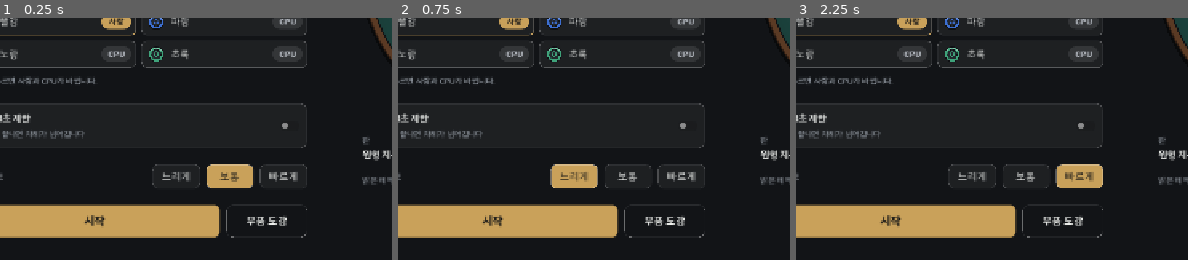
Above: before the commit, frames 1-3 (left to right).
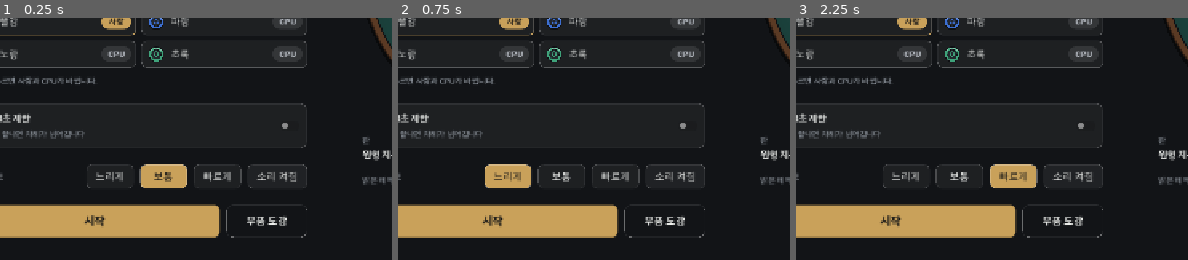
Above: after the commit, the same moments.

Repository: webgame-kr/alkkagi
Game: Godot game, scene res://scenes/main.tscn
Same seed, same stepped clock (60 frames per second), same inputs: the game is played once before the commit and once after it.
Inputs:
- Up to frame 1 (0.25 s): no input
- Up to frame 2 (0.75 s): click "느리게" at 0.5 s
- Up to frame 3 (2.25 s): click "보통" at 1.25 s; click "빠르게" at 2 s
The pictures show only the part of the screen within x 9-59%, y 50-100%; the shares and areas given below are measured in that part.

The runs differ from the first frame. In frame 1, 3.0% of the frame differs, in the area x 22-77%, y 60-71%; in frame 2, 3.0%; in frame 3, 3.0%.

Commit message:
Add sound and per-family part activation effects
- Sounds from gaejo_sounds: table music loop, aim pull/cancel/release,
  light and heavy hits, slide loop by speed, falls, rail bumps, part
  sounds by family (mech, T-rex, magic, awaken, system, parody stamp
  and slow-mo), draft offer/equip, set progress/complete, round and
  turn starts, timer ticks, victory and draw; sound toggle saved to
  user://settings.cfg
- Activation effects from the design board: brass spark (mech), red
  glow and roar rings (T-rex), moonlight circle (magic), flame aura
  (awaken), mark and sparkle (system), with each part's sound word
  (scripts/fx_data.gd, generated from the board)

Co-Authored-By: Claude Opus 5.5 <noreply@anthropic.com>

Diff:
--- /dev/null
+++ b/scripts/fx_data.gd
@@ -0,0 +1,61 @@
+extends RefCounted
+## 자동 생성: 디자인 시안 「부품 발동 연출」. 부품별 계열, 효과음 글자, 색, 연출 위치(도면 좌표: 퍽 중심 60,62 · 위가 정면).
+
+const FX := {
+	"pea": ["mech", "탕", "#FFD27A", 60.0, 6.0],
+	"shotgun": ["mech", "탕탕", "#FFD27A", 60.0, 6.0],
+	"hook": ["mech", "철컥", "#FFD27A", 60.0, -15.3],
+	"claw": ["mech", "꽉", "#FFD27A", 60.0, 2.0],
+	"nose": ["mech", "뽀잉", "#FFD27A", 60, 62],
+	"stamp": ["mech", "꾹", "#FFD27A", 60.0, -10.0],
+	"copier": ["mech", "지지직", "#FFD27A", 60.0, 0.0],
+	"magnet": ["mech", "웅", "#FFD27A", 125.3, 62.0],
+	"bumper": ["mech", "팡", "#FFD27A", 32.6, 36.1],
+	"flipper": ["mech", "퍽", "#FFD27A", 118.0, 60.0],
+	"decal": ["mech", "탕", "#FFD27A", 114.0, 50.0],
+	"umbrella": ["mech", "촥", "#FFD27A", 29.6, 32.0],
+	"spring": ["mech", "뿅", "#FFD27A", 118.0, 62.0],
+	"carousel": ["mech", "휙", "#FFD27A", 35.4, 36.0],
+	"bubble": ["mech", "뽁", "#FFD27A", 60, 62],
+	"mine": ["mech", "철컥", "#FFD27A", 112.0, 86.0],
+	"rocket": ["mech", "쉬익", "#FFD27A", 60.0, 123.1],
+	"retro": ["mech", "쉬익", "#FFD27A", 28.0, 44.4],
+	"reel": ["mech", "드르륵", "#FFD27A", 60.0, 129.3],
+	"chute": ["mech", "팡", "#FFD27A", 60.0, 123.0],
+	"sucker": ["mech", "뽁", "#FFD27A", 60.0, 6.0],
+	"umbrella_gun": ["mech", "촥", "#FFD27A", 60.0, 6.0],
+	"roller": ["mech", "쓱", "#FFD27A", 60.0, -6.7],
+	"shield": ["mech", "딱", "#FFD27A", 106.0, 47.3],
+	"tambourine": ["mech", "찰랑", "#FFD27A", 60, 62],
+	"track": ["mech", "드득", "#FFD27A", 94.7, 96.0],
+	"crab": ["mech", "슥", "#FFD27A", 90.7, 92.0],
+	"clockwork": ["mech", "딸깍", "#FFD27A", 36.6, 37.5],
+	"brake": ["mech", "끽", "#FFD27A", 60.0, 119.0],
+	"trex_head": ["trex", "콰직", "#FF6B4A", 7.4, 11.0],
+	"trex_arm": ["trex", "덥석", "#FF6B4A", 124.1, 39.3],
+	"trex_leg": ["trex", "쿵", "#FF6B4A", 60, 62],
+	"moon_staff": ["magic", "샤랑", "#B7C8FF", 60.0, 6.0],
+	"star_cloak": ["magic", "반짝", "#B7C8FF", 102.0, 82.0],
+	"moon_boots": ["magic", "훌쩍", "#B7C8FF", 75.3, 59.3],
+	"echo_bell": ["magic", "댕", "#B7C8FF", 8.8, 12.7],
+	"string_doll": ["magic", "팽", "#B7C8FF", 90.0, 4.0],
+	"night_charm": ["magic", "스윽", "#B7C8FF", 51.8, -8.8],
+	"ink_drop": ["magic", "철퍽", "#B7C8FF", 60, 62],
+	"mushroom": ["magic", "뽕", "#B7C8FF", 60, 62],
+	"wind_knot": ["magic", "휘잉", "#B7C8FF", 112.0, 62.0],
+	"shadow_scale": ["magic", "기우뚱", "#B7C8FF", 93.8, 71.2],
+	"moon_well": ["magic", "찰랑", "#B7C8FF", 102.0, 62.0],
+	"second_step": ["magic", "총총", "#B7C8FF", 27.2, 47.8],
+	"side_scroll": ["magic", "휙", "#B7C8FF", 89.0, 94.0],
+	"glass_wings": ["magic", "챙", "#B7C8FF", 60.0, 102.7],
+	"anchor": ["magic", "철컹", "#B7C8FF", 41.8, 37.5],
+	"hero_band": ["awaken", "하앗", "#F08A3C", 8.8, 12.2],
+	"torn_cape": ["awaken", "펄럭", "#F08A3C", 114.3, 65.3],
+	"awaken_shoes": ["awaken", "타닷", "#F08A3C", 60.0, 117.6],
+	"ice_fan": ["system", "쨍", "#E3C27E", 6.8, 31.4],
+	"shadow_scissors": ["system", "싹둑", "#E3C27E", 51.8, -6.8],
+	"bookmark": ["system", "사락", "#E3C27E", 114.0, 44.0],
+	"relic_ribbon": ["system", "스르륵", "#E3C27E", 111.3, 41.3],
+	"cloud_mailbox": ["system", "뭉게", "#E3C27E", 60, 62],
+	"edge_sewer": ["system", "드르륵", "#E3C27E", 60.0, 128.0],
+}
--- a/scripts/game.gd
+++ b/scripts/game.gd
@@ -8,6 +8,8 @@
 const PartsData = preload("res://scripts/sim/parts_data.gd")
 const Bot = preload("res://scripts/sim/bot.gd")
 const Art = preload("res://scripts/stone_art.gd")
+const FxData = preload("res://scripts/fx_data.gd")
+const SoundMgr = preload("res://scripts/sound.gd")
 
 # 팔레트 (디자인 시안의 「테이블과 재질」)
 const BG_OUT := Color("121417")          # 판 밖
@@ -93,6 +95,10 @@
 var menu_btn: Button
 var parts_btn: Button
 var _panel_sb: StyleBoxFlat
+var snd: Node
+var sound_btn: Button
+var _cancel_state := false    # 조준이 취소 원 안에 있었는지 (소리용)
+var _tick_mark := -1          # 마지막으로 째깍 소리를 낸 초
 
 
 func _ready() -> void:
@@ -105,6 +111,8 @@
 	_panel_sb.border_color = PANEL_LINE
 	_panel_sb.set_border_width_all(1)
 	_panel_sb.set_corner_radius_all(12)
+	snd = SoundMgr.new()
+	add_child(snd)
 	ui = CanvasLayer.new()
 	add_child(ui)
 	menu_btn = _button("≡", func(): _show_setup())
@@ -118,6 +126,13 @@
 	parts_btn.add_theme_font_size_override("font_size", 14)
 	parts_btn.visible = false
 	ui.add_child(parts_btn)
+	sound_btn = _button("", func(): _toggle_sound())
+	sound_btn.theme = theme_
+	sound_btn.add_theme_font_size_override("font_size", 14)
+	sound_btn.custom_minimum_size = Vector2(0, 44)
+	sound_btn.visible = false
+	ui.add_child(sound_btn)
+	_update_sound_btn()
 	get_viewport().size_changed.connect(_layout)
 	_layout()
 	_show_setup()
@@ -276,6 +291,7 @@
 	if menu_btn:
 		menu_btn.custom_minimum_size = Vector2(44, 44)
 		parts_btn.custom_minimum_size = Vector2(0, 44)
+		sound_btn.position = parts_btn.position - Vector2(sound_btn.size.x + 8, 0)
 
 
 func w2s(p: Vector2) -> Vector2:
@@ -306,9 +322,12 @@
 	_clear_overlay()
 	menu_btn.visible = true
 	parts_btn.visible = true
+	sound_btn.visible = true
 	_layout()
 	var sp: Dictionary = m.players[m.current_player()]
 	_log("%d인전 시작, 선공은 %s" % [m.n, sp.name], sp.color)
+	snd.start_music()
+	snd.play("round_start", -3.0)
 
 
 func _process(delta: float) -> void:
@@ -349,6 +368,11 @@
 				if m.world.is_settled():
 					_after_shot()
 					break
+			var fastest := 0.0
+			for st in m.world.stones:
+				if st.alive:
+					fastest = maxf(fastest, st.vel.length())
+			snd.slide(fastest)
 		"draft":
 			var pid := m.current_drafter()
 			if m.players[pid].cpu:
@@ -366,6 +390,10 @@
 				_update_cpu(delta, pid)
 			elif m.aim_limit > 0.0:
 				aim_left -= delta
+				var sec := int(ceil(aim_left))
+				if sec <= 3 and sec >= 1 and sec != _tick_mark:
+					_tick_mark = sec
+					snd.play("timer_warning" if sec == 3 else "timer_tick", -2.0)
 				if aim_left <= 0.0:
 					drag_stone = -1
 					_log("%s 시간 초과, 차례를 넘겨요" % m.players[pid].name, m.players[pid].color)
@@ -382,6 +410,7 @@
 		if cpu_aim["t"] <= 0.0:
 			var c: Dictionary = cpu_aim
 			cpu_aim = {}
+			snd.play("flick_release", lerpf(-8.0, 0.0, c["power"]))
 			m.shoot(c["stone"], c["dir"], c["power"], {"charged": true})
 		return
 	if bot == null:
@@ -422,6 +451,8 @@
 			var p: Dictionary = m.players[m.current_player()]
 			_banner("%s 차례" % p.name, p.color)
 			relic_mode = false
+			_tick_mark = -1
+			snd.play("turn_start", -8.0)
 			if not p.cpu and not m.relic_targets(p.id).is_empty():
 				_show_relic_hint(p.id)
 		"draft":
@@ -431,6 +462,9 @@
 			draft_wait = _sp("think") + 0.4
 			if m.draft_queue.size() == m.order.size():
 				_banner("%d바퀴 · 개조 시간" % m.round_no)
+				if m.round_no > 1:
+					snd.play("round_start", -4.0)
+			snd.play("part_offer", -4.0)
 			if m.players[pid].cpu:
 				_clear_overlay()
 			else:
@@ -498,24 +532,39 @@
 		var owner_col: Color = m.players[e["owner"]].color if e.has("owner") and e["owner"] >= 0 and e["owner"] < m.players.size() else TEXT
 		match e["t"]:
 			"hit":
+				var st_: float = e["strength"]
+				snd.play("puck_hit_heavy" if st_ > 520.0 else "puck_hit_light", lerpf(-12.0, 0.0, clampf(st_ / 900.0, 0.0, 1.0)), randf_range(0.95, 1.05))
 				fx.append({"k": "ring", "pos": e["pos"], "t": 0.0, "life": 0.25, "r": 8.0 + minf(e["strength"], 1200.0) / 60.0, "c": Color(1, 1, 1, 0.8)})
 			"bullet_hit":
 				fx.append({"k": "ring", "pos": e["pos"], "t": 0.0, "life": 0.3, "r": 16.0, "c": owner_col.lightened(0.4)})
 			"out":
+				snd.play("puck_fall")
 				fx.append({"k": "text", "pos": e["pos"], "t": 0.0, "life": 1.4, "text": "탈락!", "c": owner_col, "size": 30})
 				fx.append({"k": "ring", "pos": e["pos"], "t": 0.0, "life": 0.6, "r": 46.0, "c": owner_col})
 			"part":
 				var big: bool = e.get("big", false)
-				fx.append({"k": "text", "pos": e["pos"] + Vector2(0, -30), "t": 0.0, "life": 1.6 if big else 1.1, "text": e.get("text", ""), "c": POWER if big else owner_col.lightened(0.35), "size": 28 if big else 20})
+				var part_id: String = e.get("part", "")
+				var fd: Array = FxData.FX.get(part_id, [])
+				var fam: String = fd[0] if not fd.is_empty() else ("trex" if part_id == "mecha" else ("magic" if part_id == "moon_set" else ("awaken" if part_id == "hero_set" else "mech")))
+				if not PartsData.is_anime(part_id):
+					snd.play_part(part_id, fam)
+				if not fd.is_empty() and not PartsData.is_anime(part_id):
+					fx.append({"k": "fam", "fam": fam, "pos": e["pos"], "t": 0.0, "life": 0.2 if fam == "mech" else 0.6,
+						"word": fd[1], "c": Color(fd[2])})
+				elif fam != "mech":
+					fx.append({"k": "fam", "fam": fam, "pos": e["pos"], "t": 0.0, "life": 0.8, "word": "", "c": Color("FF6B4A") if fam == "trex" else (Color("B7C8FF") if fam == "magic" else Color("FF8A4A"))})
+				fx.append({"k": "text", "pos": e["pos"] + Vector2(0, -30), "t": 0.0, "life": 1.6 if big else 1.1, "text": e.get("text", ""), "c": POWER if big else owner_col.lightened(0.35), "size": 28 if big else 16})
 				if big:
 					fx.append({"k": "ring", "pos": e["pos"], "t": 0.0, "life": 0.7, "r": 70.0, "c": POWER})
 				fx.append({"k": "ring", "pos": e["pos"], "t": 0.0, "life": 0.4, "r": 30.0, "c": owner_col.lightened(0.3)})
 				if e.has("from"):
 					fx.append({"k": "line", "a": e["from"], "b": e["pos"], "t": 0.0, "life": 0.45, "c": owner_col.lightened(0.5)})
 			"reflect":
+				snd.play("rail_bump", -2.0)
 				fx.append({"k": "ring", "pos": e["pos"], "t": 0.0, "life": 0.5, "r": 36.0, "c": Color(0.75, 0.95, 1.0)})
 				fx.append({"k": "text", "pos": e["pos"] + Vector2(0, -28), "t": 0.0, "life": 1.0, "text": "반사!", "c": Color(0.75, 0.95, 1.0), "size": 20})
 			"boom":
+				snd.play("puck_hit_heavy", 2.0, 0.7)
 				fx.append({"k": "boom", "pos": e["pos"], "t": 0.0, "life": 0.55, "r": e["radius"], "c": Color(1.0, 0.6, 0.15)})
 				fx.append({"k": "text", "pos": e["pos"] + Vector2(0, -30), "t": 0.0, "life": 1.0, "text": "쾅!", "c": Color(1.0, 0.75, 0.3), "size": 28})
 			"device":
@@ -523,6 +572,9 @@
 			"umbrella":
 				fx.append({"k": "fan", "pos": e["pos"], "dir": e["dir"], "t": 0.0, "life": 0.5, "r": e["radius"], "c": Color("E1E6EB")})
 			"manga":
+				snd.play("fx_parody_stamp", -1.0)
+				if m.world.shot_no != slowmo_shot and not _all_cpu():
+					snd.play("fx_parody_slowmo", -3.0)
 				var sid: int = e.get("stone", -1)
 				var info: Dictionary = PartsData.get_part(e["part"])
 				fx.append({"k": "manga", "stone": sid, "pos": e["pos"], "t": 0.0, "life": 0.7,
@@ -535,10 +587,13 @@
 			"cone":
 				fx.append({"k": "fan", "pos": e["pos"], "dir": e["dir"], "t": 0.0, "life": 0.45, "r": e["radius"], "c": Color("FF8A4A")})
 			"beam":
+				snd.play("fx_magic_cast", -2.0, 1.3)
 				fx.append({"k": "beam", "a": e["a"], "b": e["b"], "t": 0.0, "life": 0.5, "c": Color("7FD8FF")})
 			"hexbreak":
+				snd.play("rail_bump", -3.0, 1.3)
 				fx.append({"k": "hex", "pos": e["pos"], "t": 0.0, "life": 0.5, "c": Color("F28A2E")})
 			"magic_circle":
+				snd.play("fx_magic_circle", -4.0)
 				fx.append({"k": "circle", "pos": e["pos"], "t": 0.0, "life": 0.7, "c": Color("B7C8FF")})
 			"thread", "line_fx":
 				fx.append({"k": "line", "a": e["a"], "b": e["b"], "t": 0.0, "life": 0.6, "c": Color("E9DCC4") if e["t"] == "thread" else Color("9A86D8")})
@@ -560,6 +615,10 @@
 		hover_stone = _stone_at(wp, -1)
 		if drag_stone >= 0:
 			drag_screen = event.position
+			var cancel_now := _aim_of(drag_stone, drag_screen).is_empty()
+			if cancel_now and not _cancel_state:
+				snd.play("aim_cancel", -6.0)
+			_cancel_state = cancel_now
 		return
 	if not (event is InputEventMouseButton) or event.button_index != MOUSE_BUTTON_LEFT:
 		return
@@ -591,12 +650,17 @@
 			drag_stone = sid2
 			drag_screen = event.position
 			drag_hold = 0.0
+			_cancel_state = true
+			snd.play("flick_pull", -4.0)
 	elif drag_stone >= 0:
 		var aim := _aim_of(drag_stone, event.position)
 		var sid3 := drag_stone
 		drag_stone = -1
 		if not aim.is_empty():
+			snd.play("flick_release", lerpf(-8.0, 0.0, aim["power"]))
 			m.shoot(sid3, aim["dir"], aim["power"], {"charged": _charged(sid3), "from_cloud": drag_cloud})
+		else:
+			snd.play("aim_cancel", -4.0)
 		drag_cloud = false
 
 
@@ -705,6 +769,15 @@
 		var set_txt := PartsData.set_label(s.parts)
 		if set_txt != "":
 			_log(set_txt, BRASS)
+		var done_set2 := PartsData.set_of(part)
+		if done_set2 != "" and PartsData.set_complete(s.parts, done_set2):
+			snd.play("set_complete")
+			if done_set2 == "trex":
+				snd.play("fx_trex_roar", -2.0)
+		elif done_set2 != "" and PartsData.set_progress(s.parts, done_set2)["count"] >= 2:
+			snd.play("set_progress", -3.0)
+		else:
+			snd.play("part_equip", -3.0)
 		fx.append({"k": "text", "pos": s.pos + Vector2(0, -34), "t": 0.0, "life": 1.3, "text": txt, "c": pl.color.lightened(0.35), "size": 20})
 		var done_set := PartsData.set_of(part)
 		if done_set != "" and PartsData.set_complete(s.parts, done_set):
@@ -946,6 +1019,60 @@
 		_small_label(p + Vector2(0, -(World.STONE_R + 12) * view_scale - 14 * i), badges[i][0], badges[i][1])
 	if manga != null:
 		_draw_manga_front(p, manga)
+
+
+## 계열별 발동 연출 (디자인 시안 「부품 발동 연출」).
+## 기계: 황동 불꽃과 흰 섬광 (0.2초) · 티라노: 붉은 빛과 포효 파동 · 마법: 달빛 마법진과 별 조각
+## 각성: 불꽃 기운 · 시스템: 표식 하나와 짧은 반짝임. 효과음 글자는 옆에 작게.
+func _draw_family_fx(f: Dictionary, u: float) -> void:
+	var p := w2s(f["pos"])
+	var c: Color = f["c"]
+	var k := view_scale
+	var a := 1.0 - u
+	match f["fam"]:
+		"mech":
+			var r := (10.0 + 10.0 * u) * k
+			var star := PackedVector2Array()
+			for i in 16:
+				star.append(p + Vector2.from_angle(TAU * i / 16.0) * (r if i % 2 == 0 else r * 0.42))
+			draw_colored_polygon(star, Color(c, 0.95 * a))
+			draw_circle(p, r * 0.32, Color(1, 1, 1, a))
+		"trex":
+			draw_circle(p, (18.0 + 30.0 * u) * k, Color(c, 0.22 * a))
+			for i in 2:
+				var rr := (22.0 + 40.0 * u + i * 12.0) * k
+				draw_arc(p, rr, 0, TAU, 32, Color(c, 0.8 * a), 2.5, true)
+		"magic":
+			var mr := 30.0 * k
+			draw_circle(p, mr, Color(c, 0.08 * a))
+			draw_arc(p, mr, 0, TAU, 40, Color(c, 0.85 * a), 1.6, true)
+			_dashed_ring(p, mr * 0.88, Color(c, 0.8 * a))
+			var st := PackedVector2Array()
+			for i in 10:
+				st.append(p + Vector2.from_angle(-PI / 2 + TAU * i / 10.0) * (mr * 0.72 if i % 2 == 0 else mr * 0.3))
+			draw_colored_polygon(st, Color(c, 0.22 * a))
+			for i in 5:
+				var sp2 := p + Vector2.from_angle(TAU * i / 5.0 + u * 1.5) * mr * (1.0 + 0.5 * u)
+				draw_circle(sp2, 2.0, Color(1, 1, 1, a))
+		"awaken":
+			for i in 10:
+				var ang := TAU * i / 10.0 + time * 3.0
+				var base := p + Vector2.from_angle(ang) * 22.0 * k
+				var tip := p + Vector2.from_angle(ang) * (34.0 + 8.0 * sin(time * 20.0 + i)) * k
+				draw_colored_polygon(PackedVector2Array([base + Vector2.from_angle(ang + 1.6) * 4 * k, tip, base - Vector2.from_angle(ang + 1.6) * 4 * k]), Color(c, 0.8 * a))
+		"system":
+			var d := 9.0 * k * (1.0 + 0.3 * u)
+			var dia := PackedVector2Array([p + Vector2(0, -d), p + Vector2(d, 0), p + Vector2(0, d), p + Vector2(-d, 0)])
+			draw_colored_polygon(dia, Color(c, 0.9 * a))
+			for i in 4:
+				var sp3 := p + Vector2.from_angle(TAU * i / 4.0 + PI / 4.0) * (14.0 + 10.0 * u) * k
+				draw_line(sp3 - Vector2(3, 0), sp3 + Vector2(3, 0), Color(1, 1, 1, a), 1.5)
+				draw_line(sp3 - Vector2(0, 3), sp3 + Vector2(0, 3), Color(1, 1, 1, a), 1.5)
+	if f["word"] != "":
+		var wp := p + Vector2(16, -10) * maxf(1.0, k)
+		var alpha := 1.0 if f["fam"] != "mech" else clampf(1.6 - u, 0.0, 1.0)
+		draw_string_outline(font_bold, wp, f["word"], HORIZONTAL_ALIGNMENT_LEFT, -1, 16, 5, Color(INK, alpha))
+		draw_string(font_bold, wp, f["word"], HORIZONTAL_ALIGNMENT_LEFT, -1, 16, Color(c, alpha))
 
 
 ## 만화 발동 연출: 뒤에서 충격 모양이 터지고 집중선이 퍼진다.
@@ -1188,6 +1315,8 @@
 				draw_arc(w2s(f["pos"]), f["r"] * view_scale * (0.3 + u * 0.7), 0, TAU, 40, Color(c, 1.0 - u), 4.0, true)
 			"line":
 				draw_line(w2s(f["a"]), w2s(f["b"]), Color(c, 0.9 * (1.0 - u)), 3.0, true)
+			"fam":
+				_draw_family_fx(f, u)
 			"manga":
 				if f["stone"] < 0:
 					var mp := w2s(f["pos"])
@@ -1693,6 +1822,7 @@
 func _button(text: String, cb: Callable) -> Button:
 	var b := Button.new()
 	b.text = text
+	b.pressed.connect(func(): snd.play("ui_click", -6.0))
 	b.pressed.connect(cb)
 	b.focus_mode = Control.FOCUS_NONE
 	return b
@@ -1802,6 +1932,7 @@
 	m = null
 	menu_btn.visible = false
 	parts_btn.visible = false
+	sound_btn.visible = false
 	var root := _new_overlay(false)
 	var vs := get_viewport_rect().size
 	var narrow := vs.x < 900
@@ -1885,7 +2016,9 @@
 	var cb := CheckButton.new()
 	cb.button_pressed = settings["timed"]
 	cb.focus_mode = Control.FOCUS_NONE
-	cb.toggled.connect(func(v): settings["timed"] = v)
+	cb.toggled.connect(func(v):
+		settings["timed"] = v
+		snd.play("ui_toggle"))
 	th.add_child(cb)
 	col.add_child(tp)
 	# 게임 속도
@@ -1906,6 +2039,11 @@
 		for k in ["font_color", "font_hover_color", "font_pressed_color"]:
 			sb2.add_theme_color_override(k, INK if on else TEXT)
 		sp_row.add_child(sb2)
+	var snd_b := _button("소리 켜짐" if snd.enabled else "소리 꺼짐", func():
+		_toggle_sound()
+		_show_setup())
+	snd_b.custom_minimum_size = Vector2(96, 38)
+	sp_row.add_child(snd_b)
 	col.add_child(sp_row)
 	# 시작
 	var row2 := HBoxContainer.new()
@@ -1968,13 +2106,26 @@
 	return b
 
 
+func _toggle_sound() -> void:
+	snd.set_enabled(not snd.enabled)
+	_update_sound_btn()
+	snd.play("ui_toggle")
+
+
+func _update_sound_btn() -> void:
+	if sound_btn:
+		sound_btn.text = "소리 켜짐" if snd.enabled else "소리 꺼짐"
+
+
 func _set_count(n: int) -> void:
+	snd.play("ui_toggle")
 	settings["n"] = n
 	settings["timed"] = n >= 5
 	_show_setup()
 
 
 func _toggle_cpu(i: int) -> void:
+	snd.play("ui_toggle")
 	settings["cpu"][i] = not settings["cpu"][i]
 	_show_setup()
 
@@ -2272,6 +2423,8 @@
 
 func _show_result() -> void:
 	state = "result"
+	snd.slide(0.0)
+	snd.play("draw" if m.winners.is_empty() else "victory")
 	drag_stone = -1
 	var root := _new_overlay(true)
 	var box := _centered_panel(root, 520)
--- /dev/null
+++ b/scripts/sound.gd
@@ -0,0 +1,132 @@
+extends Node
+## 효과음과 배경음. game.gd 가 자식으로 붙여 쓴다.
+## 소리 파일은 res://sound/ (기획 「gaejo_sounds」). 켜고 끈 상태는 user://settings.cfg 에 저장한다.
+
+const DIR := "res://sound/"
+const POOL := 10
+
+## 부품 → 효과음. 없는 부품은 계열(fx_data.gd)로 고른다.
+const PART_SOUND := {
+	"pea": "fx_mech_shot", "shotgun": "fx_mech_shot", "copier": "fx_mech_shot", "sucker": "fx_mech_shot",
+	"umbrella_gun": "fx_mech_shot", "decal": "fx_mech_shot",
+	"hook": "fx_mech_hook", "claw": "fx_mech_hook", "stamp": "fx_mech_hook", "carousel": "fx_mech_hook", "trex_arm": "fx_mech_hook",
+	"magnet": "fx_mech_magnet",
+	"rocket": "fx_mech_rocket", "retro": "fx_mech_rocket", "clockwork": "fx_mech_rocket", "crab": "fx_mech_rocket",
+	"brake": "fx_mech_brake", "chute": "fx_mech_brake", "reel": "fx_mech_brake",
+	"trex_head": "fx_trex_bite", "trex_leg": "fx_trex_stomp", "mecha": "fx_trex_roar",
+	"star_cloak": "fx_magic_circle", "moon_set": "fx_magic_circle", "mushroom": "fx_magic_circle", "moon_well": "fx_magic_circle",
+	"night_charm": "fx_magic_shadow", "shadow_scale": "fx_magic_shadow",
+	"hero_band": "fx_awaken_flame", "torn_cape": "fx_awaken_flame", "awaken_shoes": "fx_awaken_flame", "hero_set": "fx_awaken_flame",
+}
+const FAMILY_SOUND := {"mech": "fx_mech_spring", "trex": "fx_trex_bite", "magic": "fx_magic_cast",
+	"awaken": "fx_awaken_flame", "system": "fx_system_mark"}
+
+var enabled := true
+var music_on := true
+var _streams := {}
+var _pool: Array = []
+var _next := 0
+var _last := {}
+var _music: AudioStreamPlayer
+var _slide: AudioStreamPlayer
+var _cfg_path := "user://settings.cfg"
+
+
+func _ready() -> void:
+	var cfg := ConfigFile.new()
+	if cfg.load(_cfg_path) == OK:
+		enabled = cfg.get_value("sound", "enabled", true)
+		music_on = cfg.get_value("sound", "music", true)
+	for i in POOL:
+		var p := AudioStreamPlayer.new()
+		add_child(p)
+		_pool.append(p)
+	_music = AudioStreamPlayer.new()
+	_music.volume_db = -16.0
+	add_child(_music)
+	var bgm = _load("bgm_table_loop")
+	if bgm is AudioStreamOggVorbis:
+		bgm.loop = true
+	_music.stream = bgm
+	_slide = AudioStreamPlayer.new()
+	var sl = _load("puck_slide_loop")
+	if sl is AudioStreamWAV:
+		sl.loop_mode = AudioStreamWAV.LOOP_FORWARD
+		sl.loop_end = sl.get_length() * sl.mix_rate
+	_slide.stream = sl
+	_slide.volume_db = -60.0
+	add_child(_slide)
+
+
+func _load(name: String) -> AudioStream:
+	if _streams.has(name):
+		return _streams[name]
+	var path := DIR + name + (".ogg" if name.begins_with("bgm") else ".wav")
+	var st: AudioStream = load(path) if ResourceLoader.exists(path) else null
+	_streams[name] = st
+	return st
+
+
+## 같은 소리는 0.05초 안에 다시 내지 않는다 (충돌이 몰릴 때).
+func play(name: String, db := 0.0, pitch := 1.0) -> void:
+	if not enabled or name == "":
+		return
+	var now := Time.get_ticks_msec()
+	if now - int(_last.get(name, -1000)) < 50:
+		return
+	_last[name] = now
+	var st := _load(name)
+	if st == null:
+		return
+	var p: AudioStreamPlayer = _pool[_next]
+	_next = (_next + 1) % POOL
+	p.stream = st
+	p.volume_db = db
+	p.pitch_scale = pitch
+	p.play()
+
+
+func play_part(part: String, family: String) -> void:
+	play(PART_SOUND.get(part, FAMILY_SOUND.get(family, "fx_mech_spring")), -2.0, randf_range(0.96, 1.04))
+
+
+func start_music() -> void:
+	if enabled and music_on and _music.stream != null and not _music.playing:
+		_music.play()
+
+
+## 움직이는 퍽이 있으면 미끄러지는 소리, 빠를수록 크게.
+func slide(speed: float) -> void:
+	if not enabled or _slide.stream == null:
+		if _slide.playing:
+			_slide.stop()
+		return
+	if speed < 20.0:
+		if _slide.playing:
+			_slide.volume_db = move_toward(_slide.volume_db, -60.0, 6.0)
+			if _slide.volume_db <= -59.0:
+				_slide.stop()
+		return
+	if not _slide.playing:
+		_slide.volume_db = -40.0
+		_slide.play()
+	var target := lerpf(-30.0, -8.0, clampf(speed / 900.0, 0.0, 1.0))
+	_slide.volume_db = move_toward(_slide.volume_db, target, 3.0)
+	_slide.pitch_scale = lerpf(0.85, 1.15, clampf(speed / 900.0, 0.0, 1.0))
+
+
+func set_enabled(v: bool) -> void:
+	enabled = v
+	if not v:
+		_music.stop()
+		_slide.stop()
+	else:
+		start_music()
+	_save()
+
+
+func _save() -> void:
+	var cfg := ConfigFile.new()
+	cfg.set_value("sound", "enabled", enabled)
+	cfg.set_value("sound", "music", music_on)
+	cfg.save(_cfg_path)
Not shown, added: scripts/fx_data.gd.uid
Not shown, added: scripts/sound.gd.uid
Not shown, added: sound/aim_cancel.wav.import
Not shown, added: sound/bgm_table_loop.ogg.import
Not shown, added: sound/draw.wav.import
Not shown, added: sound/flick_pull.wav.import
Not shown, added: sound/flick_release.wav.import
Not shown, added: sound/fx_awaken_flame.wav.import
Not shown, added: sound/fx_magic_cast.wav.import
Not shown, added: sound/fx_magic_circle.wav.import
Not shown, added: sound/fx_magic_shadow.wav.import
Not shown, added: sound/fx_mech_brake.wav.import
(and 65 more such lines)
